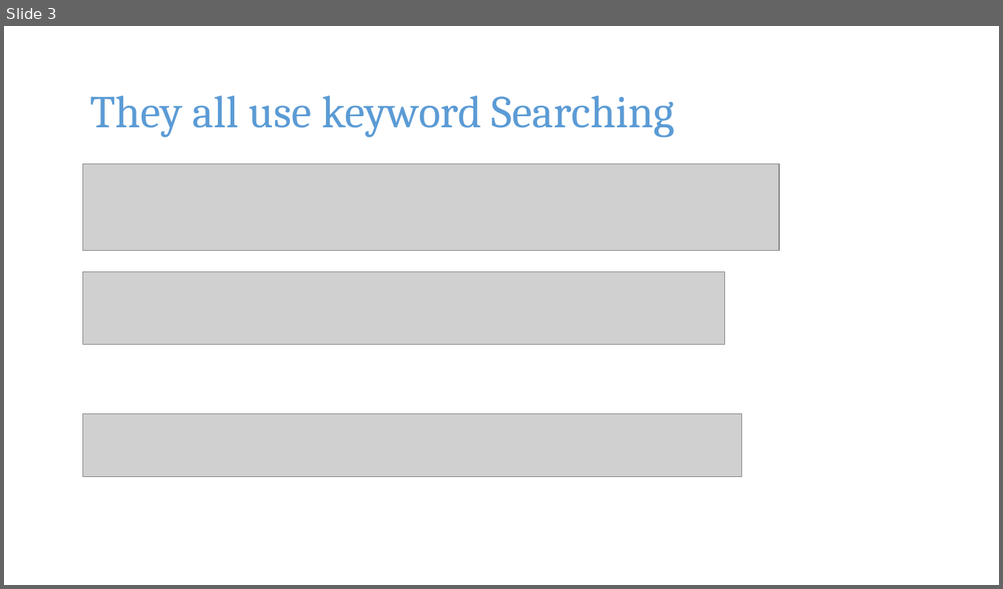
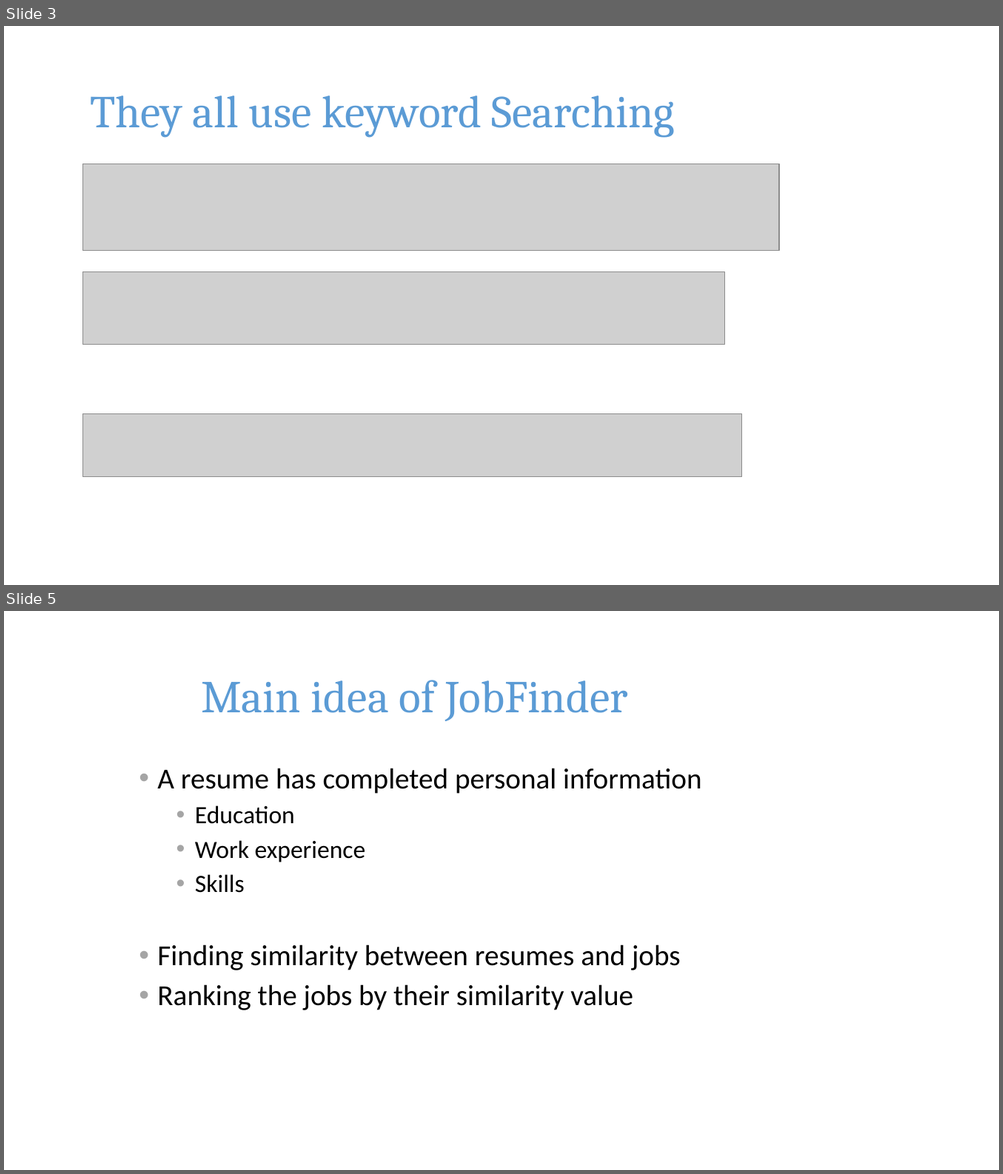
Before and after one commit to pkushiqiang/thesis, a slide deck: media/JobFinder.pptx. Shown one above the other, each under a label of ours: slide 3 before the commit, slides 3 and 5 after it; the slides between them are not shown. The pictures are 1003x589 and 1003x1174 pixels, drawn with LibreOffice and Linux fonts; fonts in the diff are those of the drawing; grey boxes stand for pictures; background and template pictures are left out. Boxes give left, top, right and bottom in pixels: in the first picture for what was removed or moved away, otherwise in the second. Text is boxed around its words. In the diff, an @@ line names an element or a change of style, - is before the commit and + after.

```diff
--- a/media/JobFinder.pptx
+++ b/media/JobFinder.pptx
@@ slide 5 added at box(4, 611, 999, 1170), background picture (left out) @@
@@ title added at box(201, 680, 628, 721), 44 pt, text #5B9BD5 @@
+Main idea of JobFinder
@@ text added at box(157, 768, 701, 1011), 28 pt, text #000000 @@
+• A resume has completed personal information
+  • Education
+  • Work experience
+  • Skills
+• Finding similarity between resumes and jobs
+• Ranking the jobs by their similarity value
```
Also in this commit, not shown: 7 slides changed, 4 other slides added, 4 slides removed.
